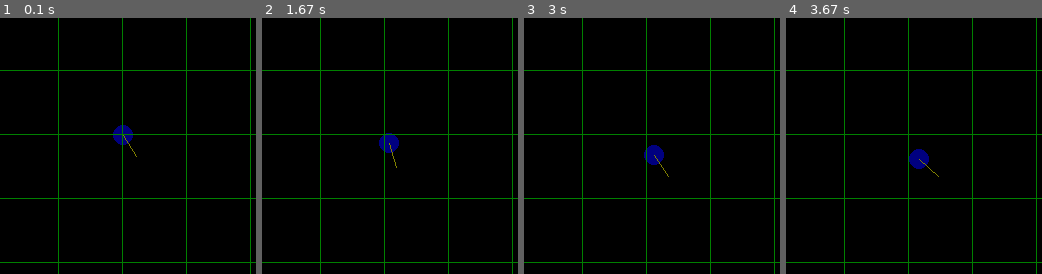
Above: before the commit, frames 1-4 (left to right).
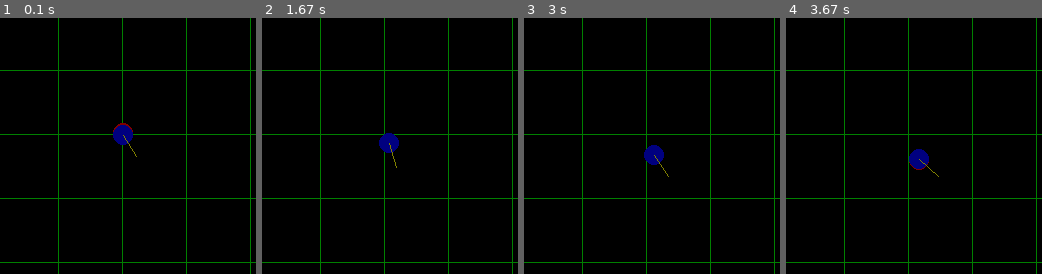
Above: after the commit, the same moments.

Repository: tjacek/planning
Game: pygame game, started from localization/control.py
Two runs of this game, one before a commit and one after it. Both use one fixed random seed, a clock stepped at 60 frames per second and the inputs below.
Inputs:
- Up to frame 1 (0.1 s): no input
- Up to frame 2 (1.67 s): hold D 0.33-0.8 s; hold W 0.83-1.33 s; hold D from 1.37 s (still down)
- Up to frame 3 (3 s): release D at 2.1 s; hold S 2.13-2.98 s
- Up to frame 4 (3.67 s): hold W from 3.02 s (still down)
The pictures show only the part of the screen within x 26-76%, y 27-77%; the shares and areas given below are measured in that part.

The runs differ from the first frame. In frame 1, 0.1% of the frame differs, in the area x 44-52%, y 41-50%; in frame 2, less than 0.1%; in frame 3, less than 0.1%; in frame 4, less than 0.1%.

Commit message:
show observation

Diff:
--- a/localization/control.py
+++ b/localization/control.py
@@ -28,26 +28,33 @@
 
     def show(self,window):
         window.fill((0,0,0))
-        x,y,theta,v=self.envir.get_state()#[:2]
-        state=[self.rescale(x,0)*x,self.rescale(y,1)*y]
-        state= self.translate(state)
-        state=np.array(state)
-        pg.draw.circle(window,(0,0,128),state,10)
         self.draw_lines(window,step=self.scale[0]*64,horiz=True)
         self.draw_lines(window,step=self.scale[1]*64,horiz=False)
 
-        x,y=state
+        obs_state=self.envir.observe()
+        obs_state=self.transform_point(obs_state)
+        pg.draw.circle(window,(128,0,0),obs_state,10)
+
+        x,y,theta,v=self.envir.get_state()
+        true_state=self.transform_point([x,y])
+        pg.draw.circle(window,(0,0,128),true_state,10)
+        x,y=true_state
         pg.draw.line(window,
                      color=(128,128,0),
                      start_pos=(x,y),
                      end_pos=(int(x+25*np.cos(theta)),
                               int(y+25*np.sin(theta))))
 
-
-    def translate(self,state):
-        state=[state_i+bound_i
-            for state_i,bound_i in zip(state,self.bounds)]
-        return np.array(state)
+    def transform_point(self,point):
+        point=[self.rescale(p_i,i)*p_i
+                for i,p_i in enumerate(point)]#,self.rescale(y,1)*y]
+        point=np.array(point)
+        point+=self.bounds
+        return point
+#    def translate(self,state):
+#        state=[state_i+bound_i
+#            for state_i,bound_i in zip(state,self.bounds)]
+#        return np.array(state)
 
     def rescale(self,cord,i):
         if( cord<-self.bounds[i] or
@@ -87,5 +94,6 @@
         return f'v:{self.u[0]:4f},omega:{self.u[1]:4f}'
 
 if __name__ == '__main__':
-    model=model.MotionEnvir()
-    show.loop(MotionControler(model))
+    motion_model=model.simple_motion_model()
+#    model=model.MotionEnvir()
+    show.loop(MotionControler(motion_model))
--- a/localization/model.py
+++ b/localization/model.py
@@ -2,14 +2,18 @@
 import show,utils
 
 class MotionEnvir(object):
-    def __init__(self,det_t=1,noise=None,obs_noise=None):
-        if(noise is None):
-            noise=utils.Gauss()
-        if(obs_noise is None):
-            obs_noise=utils.Gauss()
+    def __init__(self,F,noise=0.1,obs_noise=0.1,det_t=1):
+#        if(noise is None):
+#            noise=utils.Gauss()
+#        if(utils.is_number(noise)):
+#            noise=utils.Gauss(cov=noise)
+#        if(obs_noise is None):
+#            obs_noise=utils.Gauss()
+#        if(utils.is_number(obs_noise)):
+#            obs_noise=utils.Gauss(cov=obs_noise)
         self.state=None
-        self.F=np.identity(4)
-        self.F[3][3]=0
+        self.F=F#np.identity(4)
+#        self.F[3][3]=0
         self.det_t=det_t
         self.noise=noise
         self.obs_noise=obs_noise
@@ -25,10 +29,11 @@
     def act(self,u):
         B=self.get_B()
         self.state= (self.F @ self.state)+ (B @ u)
+        return self.state
 
     def observe(self):
-        obs_state= np.dot(self.get_H(),self.get_state())
-        obs_state[:2]+= self.obs_noise()
+        obs_state= np.dot(self.get_H(),self.get_state())[:2]
+        obs_state+= self.obs_noise()
         return obs_state
 
     def get_B(self):
@@ -53,10 +58,12 @@
         H=np.zeros((2,4))
         H[0][0]=1
         H[1][1]=1
-        return 0
+        return H
 
-    def jacobian_h(self,state):
-        return self.get_H()
+    def jacobian_g(self,state):
+        J_g=np.array([[1,0,0,0],
+                      [0,1,0,0]])
+        return J_g
 
     def __str__(self):
         s=f'x:{self.state[0]:4f}'
@@ -64,6 +71,14 @@
         s+=f'theta:{self.state[2]:4f}'
         s+=f'v:{self.state[3]:4f}'
         return s
+
+def simple_motion_model():
+    Q = np.diag([0.1,0.1,np.deg2rad(1.0),1.0]) ** 2
+    R = np.diag([1.0, 1.0]) ** 2
+    F=np.diag([1.0,1.0,1.0,0.0])
+    return MotionEnvir(F=F,
+                       noise=utils.Gauss(cov=Q),
+                       obs_noise=utils.Gauss(cov=R))
 
 class ExtendedKalman(object):
     def __init__(self,envir):
@@ -76,9 +91,11 @@
 
         J_f= envir.jacobian_f(x)
         P_pred= np.dot(J_f,self.estm_cov)
-        P_pred= np.dot(P_pred,J_f.T)+envir.noise()
+        P_pred= np.dot(P_pred,J_f.T)+envir.noise.cov
 
         z_pred= np.dot(self.get_H(),x_pred)
         z=envir.observe()
 
         y= z - z_pred
+        J_g= envir.jacobian_g(x)
+        S= J_g @ P_pred @ J_g
--- a/localization/utils.py
+++ b/localization/utils.py
@@ -3,11 +3,20 @@
 class Gauss(object):
     def __init__(self,mean=None,cov=None):
         if(mean is None):
-            mean=np.zeros((2,))
+            dim=cov.shape[0]
+            mean=np.zeros((dim,))
         if(cov is None):
             cov=np.identity(2)
+        if(is_number(cov)):
+            cov=cov*np.identity(2)
         self.mean=mean
         self.cov=cov
 
     def __call__(self):
         return np.random.multivariate_normal(self.mean,self.cov)
+
+    def __str__(self):
+        return f'Gauss{sel.conv.shape[0]}D'
+
+def is_number(var):
+    return (type(var) == int or type(var) == float)
